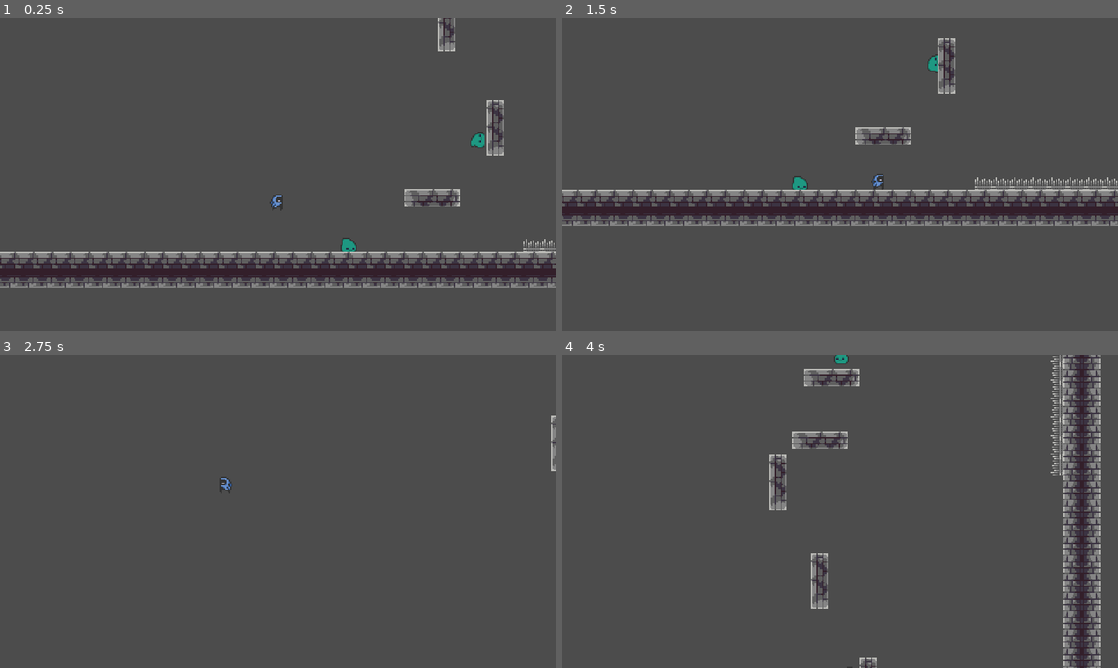
Above: before the commit, frames 1-4 (two rows, left to right).
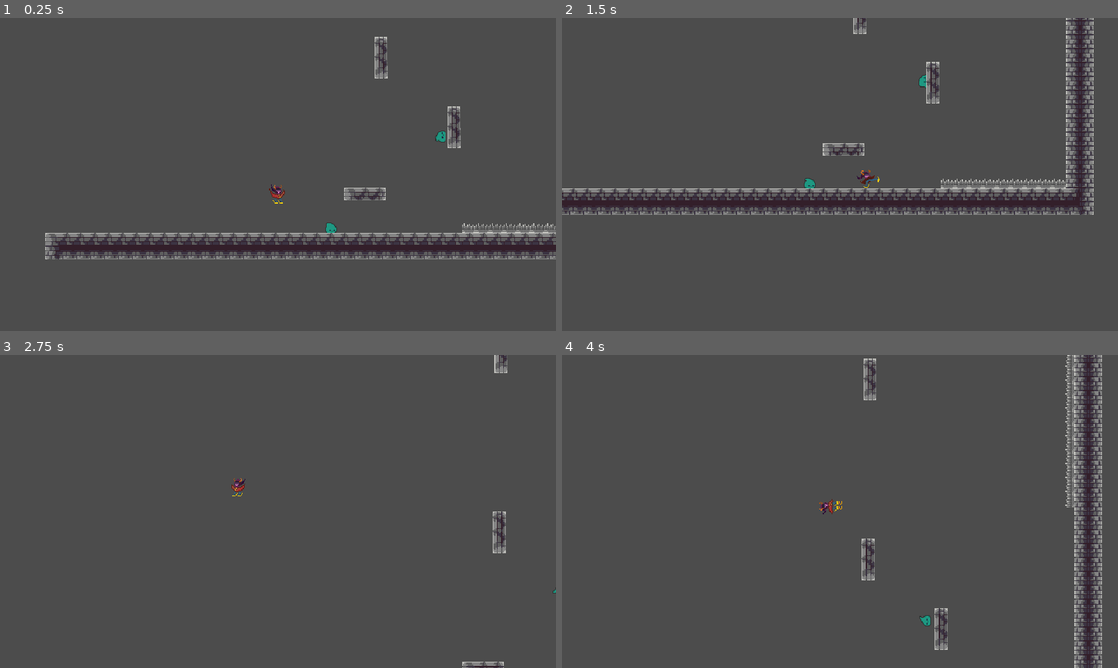
Above: after the commit, the same moments.

Repository: Quanarie/GoUp
Game: Godot game, scene res://World.tscn
Two runs of this game, one before a commit and one after it. Both use one fixed random seed, a clock stepped at 60 frames per second and the inputs below.
Inputs:
- Up to frame 1 (0.25 s): no input
- Up to frame 2 (1.5 s): hold Right (ui_right) from 0.53 s (still down); tap Space (dash) at 0.6 s; tap Up (ui_up) at 0.77, 1.07 s; tap F (attack, bound only after the commit) at 0.8, 1.35 s
- Up to frame 3 (2.75 s): tap Up (ui_up) at 1.52, 1.55, 1.82 s; release Right (ui_right) at 2.03 s; hold Left (ui_left) from 2.03 s (still down); hold Up (ui_up) from 2.03 s (still down); tap Space (dash) at 2.3 s
- Up to frame 4 (4 s): release Left (ui_left) at 2.78 s; release Up (ui_up) at 2.78 s; hold Right (ui_right) from 2.78 s (still down); tap Shift (activate_boots) at 2.85 s; tap Up (ui_up) at 3.02, 3.32 s; tap F (attack, bound only after the commit) at 3.05 s; hold Up (ui_up) from 3.53 s (still down); tap Space (dash) at 3.6 s

The runs differ from the first frame. In frame 1, 11% of the frame differs, in the area x 0-100%, y 0-87%; in frame 2, 11%; in frame 3, 0.6%; in frame 4, 6.9%.

Commit message:
Kosmo animations added

Diff:
--- a/Player/Player.gd
+++ b/Player/Player.gd
@@ -8,9 +8,9 @@
 export var jump_decrease_on_release_coefficient = 2
 
 export var slowdown_coefficient_ground = 0.8
-export var slowdown_coefficient_air = 0.05
+export var slowdown_coefficient_air = 0.07
 
-export var dash_force = 220
+export var dash_force = 250
 export var dash_duration = 0.2
 
 var velocity = Vector2.ZERO
@@ -20,15 +20,23 @@
 var can_dash = false
 var dashing = false
 
+var attacking = false
+
 onready var sprite = $Sprite
 onready var stats = PlayerStats
+onready var animationTree = $AnimationTree
 
 func _ready():
 	stats.connect("no_health", self, "death")
+	animationTree.active = true
 
 func _physics_process(delta):
 	if Input.is_action_just_pressed("activate_boots"):
 		boots_active = !boots_active
+
+	if Input.is_action_just_pressed("attack"):
+		animationTree.set("parameters/State/current", 2)
+		attacking = true
 
 	dash()
 	if !dashing:
@@ -51,6 +59,7 @@
 
 	if Input.is_action_just_pressed("dash") and can_dash and !is_on_floor():
 		if dash_direction != Vector2.ZERO:
+			animationTree.set("parameters/State/current", 3)
 			velocity = dash_direction.normalized() * dash_force
 			can_dash = false
 			dashing = true
@@ -62,6 +71,20 @@
 		velocity = move_and_slide(velocity)
 
 func movement(delta):
+	if is_on_floor() and !attacking:
+		animationTree.set("parameters/State/current", 0)
+	elif !attacking:
+		animationTree.set("parameters/State/current", 1)
+
+	if (Input.is_action_pressed("ui_up") or Input.is_action_pressed("ui_down") or
+		Input.is_action_pressed("ui_left") or Input.is_action_pressed("ui_right")):
+			animationTree.set("parameters/Movement/current", 1)
+	else:
+		animationTree.set("parameters/Movement/current", 0)
+
+	if Input.is_action_just_pressed("jump"):
+		animationTree.set("parameters/InAir/current", 0)
+
 	if boots_active:
 		active_boots_movement(delta)
 	else:
@@ -77,12 +100,12 @@
 		if velocity.y > 0:
 			velocity.y *= (1 - slowdown_coefficient_ground)   #helps to change direction faster
 		velocity.y = max(velocity.y - acceleration * delta, -max_speed)
-		sprite.flip_h = false
+		sprite.flip_h = true
 	elif Input.is_action_pressed("ui_down"):
 		if velocity.y < 0:
 			velocity.y *= (1 - slowdown_coefficient_ground)
 		velocity.y = min(velocity.y + acceleration * delta, max_speed)
-		sprite.flip_h = true
+		sprite.flip_h = false
 	else:
 		apply_friction = true
 
@@ -111,12 +134,12 @@
 		if velocity.x < 0:
 			velocity.x *= (1 - slowdown_coefficient_ground)   #helps to change direction faster
 		velocity.x = min(velocity.x + acceleration * delta, max_speed)
-		sprite.flip_h = false
+		sprite.flip_h = true
 	elif Input.is_action_pressed("ui_left"):
 		if velocity.x > 0:
 			velocity.x *= (1 - slowdown_coefficient_ground)
 		velocity.x = max(velocity.x - acceleration * delta, -max_speed)
-		sprite.flip_h = true
+		sprite.flip_h = false
 	else:
 		apply_friction = true
 
@@ -142,3 +165,9 @@
 func _on_Hurtbox_area_entered(area):
 	stats.health -= area.damage
 	area.recharge()
+
+func _on_attack_animation_ended():
+	attacking = false
+
+func _on_air_animation_ended():
+	animationTree.set("parameters/InAir/current", 1)
--- a/Player/Player.tscn
+++ b/Player/Player.tscn
@@ -6,45 +6,333 @@
 [ext_resource path="res://Other/Hitbox.tscn" type="PackedScene" id=4]
 
 [sub_resource type="RectangleShape2D" id=1]
-extents = Vector2( 4, 6.5 )
-
-[sub_resource type="RectangleShape2D" id=3]
-extents = Vector2( 14, 10 )
+extents = Vector2( 7, 9.75 )
+
+[sub_resource type="CapsuleShape2D" id=21]
+radius = 9.00002
+height = 10.0
 
 [sub_resource type="CapsuleShape2D" id=2]
-radius = 5.0
-height = 4.0
+radius = 7.0
+height = 10.0
+
+[sub_resource type="Animation" id=12]
+resource_name = "AttackLeg"
+length = 0.16
+step = 0.08
+tracks/0/type = "value"
+tracks/0/path = NodePath("Sprite:frame")
+tracks/0/interp = 1
+tracks/0/loop_wrap = true
+tracks/0/imported = false
+tracks/0/enabled = true
+tracks/0/keys = {
+"times": PoolRealArray( 0, 0.08 ),
+"transitions": PoolRealArray( 1, 1 ),
+"update": 1,
+"values": [ 127, 128 ]
+}
+tracks/1/type = "value"
+tracks/1/path = NodePath("Hitbox/CollisionShape2D:disabled")
+tracks/1/interp = 1
+tracks/1/loop_wrap = true
+tracks/1/imported = false
+tracks/1/enabled = true
+tracks/1/keys = {
+"times": PoolRealArray( 0, 0.16 ),
+"transitions": PoolRealArray( 1, 1 ),
+"update": 1,
+"values": [ false, true ]
+}
+tracks/2/type = "method"
+tracks/2/path = NodePath(".")
+tracks/2/interp = 1
+tracks/2/loop_wrap = true
+tracks/2/imported = false
+tracks/2/enabled = true
+tracks/2/keys = {
+"times": PoolRealArray( 0.16 ),
+"transitions": PoolRealArray( 1 ),
+"values": [ {
+"args": [  ],
+"method": "_on_attack_animation_ended"
+} ]
+}
+
+[sub_resource type="Animation" id=10]
+resource_name = "Dash"
+length = 0.3
+loop = true
+tracks/0/type = "value"
+tracks/0/path = NodePath("Sprite:frame")
+tracks/0/interp = 1
+tracks/0/loop_wrap = true
+tracks/0/imported = false
+tracks/0/enabled = true
+tracks/0/keys = {
+"times": PoolRealArray( 0, 0.1, 0.2, 0.6 ),
+"transitions": PoolRealArray( 1, 1, 1, 1 ),
+"update": 1,
+"values": [ 84, 85, 86, 118 ]
+}
+tracks/1/type = "method"
+tracks/1/path = NodePath(".")
+tracks/1/interp = 1
+tracks/1/loop_wrap = true
+tracks/1/imported = false
+tracks/1/enabled = true
+tracks/1/keys = {
+"times": PoolRealArray( 0 ),
+"transitions": PoolRealArray( 1 ),
+"values": [ {
+"args": [  ],
+"method": "_on_air_animation_ended"
+} ]
+}
+
+[sub_resource type="Animation" id=11]
+resource_name = "Death"
+length = 0.6
+tracks/0/type = "value"
+tracks/0/path = NodePath("Sprite:frame")
+tracks/0/interp = 1
+tracks/0/loop_wrap = true
+tracks/0/imported = false
+tracks/0/enabled = true
+tracks/0/keys = {
+"times": PoolRealArray( 0, 0.1, 0.2, 0.3, 0.4 ),
+"transitions": PoolRealArray( 1, 1, 1, 1, 1 ),
+"update": 1,
+"values": [ 63, 64, 65, 66, 67 ]
+}
+
+[sub_resource type="Animation" id=5]
+resource_name = "Idle"
+loop = true
+step = 0.5
+tracks/0/type = "value"
+tracks/0/path = NodePath("Sprite:frame")
+tracks/0/interp = 1
+tracks/0/loop_wrap = true
+tracks/0/imported = false
+tracks/0/enabled = true
+tracks/0/keys = {
+"times": PoolRealArray( 0, 0.5 ),
+"transitions": PoolRealArray( 1, 1 ),
+"update": 1,
+"values": [ 1, 2 ]
+}
+
+[sub_resource type="Animation" id=7]
+resource_name = "InAir"
+length = 0.8
+loop = true
+tracks/0/type = "value"
+tracks/0/path = NodePath("Sprite:frame")
+tracks/0/interp = 1
+tracks/0/loop_wrap = true
+tracks/0/imported = false
+tracks/0/enabled = true
+tracks/0/keys = {
+"times": PoolRealArray( 0, 0.1, 0.2, 0.3, 0.4, 0.5, 0.6, 0.7 ),
+"transitions": PoolRealArray( 1, 1, 1, 1, 1, 1, 1, 1 ),
+"update": 1,
+"values": [ 105, 106, 107, 108, 109, 110, 111, 112 ]
+}
+
+[sub_resource type="Animation" id=8]
+resource_name = "Jump"
+length = 0.4
+tracks/0/type = "value"
+tracks/0/path = NodePath("Sprite:frame")
+tracks/0/interp = 1
+tracks/0/loop_wrap = true
+tracks/0/imported = false
+tracks/0/enabled = true
+tracks/0/keys = {
+"times": PoolRealArray( 0, 0.1, 0.2, 0.3 ),
+"transitions": PoolRealArray( 1, 1, 1, 1 ),
+"update": 1,
+"values": [ 42, 43, 44, 44 ]
+}
+tracks/1/type = "method"
+tracks/1/path = NodePath(".")
+tracks/1/interp = 1
+tracks/1/loop_wrap = true
+tracks/1/imported = false
+tracks/1/enabled = true
+tracks/1/keys = {
+"times": PoolRealArray( 0.4 ),
+"transitions": PoolRealArray( 1 ),
+"values": [ {
+"args": [  ],
+"method": "_on_air_animation_ended"
+} ]
+}
+
+[sub_resource type="Animation" id=6]
+length = 0.001
+tracks/0/type = "value"
+tracks/0/path = NodePath("Sprite:frame")
+tracks/0/interp = 1
+tracks/0/loop_wrap = true
+tracks/0/imported = false
+tracks/0/enabled = true
+tracks/0/keys = {
+"times": PoolRealArray( 0 ),
+"transitions": PoolRealArray( 1 ),
+"update": 0,
+"values": [ 1 ]
+}
+tracks/1/type = "value"
+tracks/1/path = NodePath("Hitbox/CollisionShape2D:disabled")
+tracks/1/interp = 1
+tracks/1/loop_wrap = true
+tracks/1/imported = false
+tracks/1/enabled = true
+tracks/1/keys = {
+"times": PoolRealArray( 0 ),
+"transitions": PoolRealArray( 1 ),
+"update": 1,
+"values": [ true ]
+}
+
+[sub_resource type="Animation" id=9]
+resource_name = "Run"
+length = 0.5
+loop = true
+step = 0.125
+tracks/0/type = "value"
+tracks/0/path = NodePath("Sprite:frame")
+tracks/0/interp = 1
+tracks/0/loop_wrap = true
+tracks/0/imported = false
+tracks/0/enabled = true
+tracks/0/keys = {
+"times": PoolRealArray( 0, 0.125, 0.25, 0.375 ),
+"transitions": PoolRealArray( 1, 1, 1, 1 ),
+"update": 1,
+"values": [ 21, 22, 23, 24 ]
+}
+
+[sub_resource type="AnimationNodeAnimation" id=13]
+animation = "Run"
+
+[sub_resource type="AnimationNodeAnimation" id=16]
+animation = "InAir"
+
+[sub_resource type="AnimationNodeAnimation" id=17]
+animation = "Jump"
+
+[sub_resource type="AnimationNodeAnimation" id=20]
+animation = "AttackLeg"
+
+[sub_resource type="AnimationNodeAnimation" id=22]
+animation = "Dash"
+
+[sub_resource type="AnimationNodeAnimation" id=14]
+animation = "Idle"
+
+[sub_resource type="AnimationNodeTransition" id=18]
+input_count = 2
+input_0/name = "Jump"
+input_0/auto_advance = false
+input_1/name = "Fall"
+input_1/auto_advance = false
+
+[sub_resource type="AnimationNodeTransition" id=15]
+input_count = 2
+input_0/name = "Idle"
+input_0/auto_advance = false
+input_1/name = "Move"
+input_1/auto_advance = false
+
+[sub_resource type="AnimationNodeTransition" id=19]
+input_count = 4
+input_0/name = "Ground"
+input_0/auto_advance = false
+input_1/name = "Air"
+input_1/auto_advance = false
+input_2/name = "Attack"
+input_2/auto_advance = false
+input_3/name = "Dash"
+input_3/auto_advance = false
+
+[sub_resource type="AnimationNodeBlendTree" id=4]
+graph_offset = Vector2( -41.7308, 134.501 )
+nodes/Animation/node = SubResource( 14 )
+nodes/Animation/position = Vector2( 220, 80 )
+"nodes/Animation 2/node" = SubResource( 13 )
+"nodes/Animation 2/position" = Vector2( 220, 190 )
+"nodes/Animation 3/node" = SubResource( 16 )
+"nodes/Animation 3/position" = Vector2( 220, 410 )
+"nodes/Animation 4/node" = SubResource( 17 )
+"nodes/Animation 4/position" = Vector2( 220, 300 )
+"nodes/Animation 5/node" = SubResource( 20 )
+"nodes/Animation 5/position" = Vector2( 220, 520 )
+"nodes/Animation 6/node" = SubResource( 22 )
+"nodes/Animation 6/position" = Vector2( 220, 630 )
+nodes/InAir/node = SubResource( 18 )
+nodes/InAir/position = Vector2( 430, 240 )
+nodes/Movement/node = SubResource( 15 )
+nodes/Movement/position = Vector2( 430, 80 )
+nodes/State/node = SubResource( 19 )
+nodes/State/position = Vector2( 700, 180 )
+nodes/output/position = Vector2( 880, 180 )
+node_connections = [ "output", 0, "State", "State", 0, "Movement", "State", 1, "InAir", "State", 2, "Animation 5", "State", 3, "Animation 6", "InAir", 0, "Animation 4", "InAir", 1, "Animation 3", "Movement", 0, "Animation", "Movement", 1, "Animation 2" ]
 
 [node name="Player" type="KinematicBody2D"]
 script = ExtResource( 2 )
-slowdown_coefficient_air = 0.1
+slowdown_coefficient_air = 0.2
 
 [node name="Sprite" type="Sprite" parent="."]
 texture = ExtResource( 1 )
-hframes = 8
-vframes = 15
-frame = 27
+flip_h = true
+hframes = 21
+vframes = 12
+frame = 1
 
 [node name="CollisionShape2D" type="CollisionShape2D" parent="."]
-position = Vector2( -1, 1.5 )
+position = Vector2( 0, 0.25 )
 shape = SubResource( 1 )
 
 [node name="Hitbox" parent="." instance=ExtResource( 4 )]
 collision_layer = 0
 collision_mask = 16
+recharge_time = 0
 mask_hurtbox_number = 4
 
 [node name="CollisionShape2D" parent="Hitbox" index="0"]
-position = Vector2( 4, 0 )
-shape = SubResource( 3 )
+position = Vector2( 7, 0 )
+rotation = -1.5708
+shape = SubResource( 21 )
+disabled = true
 
 [node name="Hurtbox" parent="." instance=ExtResource( 3 )]
+visible = false
 collision_layer = 8
 collision_mask = 0
 
 [node name="CollisionShape2D" parent="Hurtbox" index="0"]
 shape = SubResource( 2 )
 
+[node name="AnimationPlayer" type="AnimationPlayer" parent="."]
+anims/AttackLeg = SubResource( 12 )
+anims/Dash = SubResource( 10 )
+anims/Death = SubResource( 11 )
+anims/Idle = SubResource( 5 )
+anims/InAir = SubResource( 7 )
+anims/Jump = SubResource( 8 )
+anims/RESET = SubResource( 6 )
+anims/Run = SubResource( 9 )
+
+[node name="AnimationTree" type="AnimationTree" parent="."]
+tree_root = SubResource( 4 )
+anim_player = NodePath("../AnimationPlayer")
+parameters/InAir/current = 1
+parameters/Movement/current = 0
+parameters/State/current = 1
+
 [connection signal="area_entered" from="Hurtbox" to="." method="_on_Hurtbox_area_entered"]
 
 [editable path="Hitbox"]
--- a/World.tscn
+++ b/World.tscn
@@ -213,42 +213,36 @@
 [node name="Environement" type="Node" parent="."]
 
 [node name="StaticPlatform" parent="Environement" instance=ExtResource( 3 )]
-position = Vector2( 225, 194 )
+position = Vector2( 192, 196 )
 
 [node name="StaticPlatform2" parent="Environement" instance=ExtResource( 3 )]
-position = Vector2( 280, 133 )
+position = Vector2( 295, 119 )
 rotation = -1.5708
 
 [node name="StaticPlatform3" parent="Environement" instance=ExtResource( 3 )]
-position = Vector2( 238, 43 )
+position = Vector2( 211, 39 )
 rotation = -1.5708
 
 [node name="StaticPlatform4" parent="Environement" instance=ExtResource( 3 )]
-position = Vector2( 202, -42 )
+position = Vector2( 213, -168 )
 rotation = -1.5708
 
 [node name="StaticPlatform5" parent="Environement" instance=ExtResource( 3 )]
-position = Vector2( 238, -78 )
+position = Vector2( 304, -241 )
 
 [node name="MovingPlatform2" parent="Environement" instance=ExtResource( 4 )]
-position = Vector2( 274, -235 )
+position = Vector2( 343, -458 )
 rotation = -1.5708
 move_offset = Vector2( 0, 50 )
 is_turned = true
 
 [node name="MovingPlatform" parent="Environement" instance=ExtResource( 4 )]
-position = Vector2( 174, -132 )
+position = Vector2( 239, -295 )
 
 [node name="Slime2" parent="Environement/MovingPlatform" instance=ExtResource( 6 )]
 position = Vector2( -13, -16 )
 move_offset = Vector2( 30, 0 )
 
-[node name="MovingPlatform3" parent="Environement" instance=ExtResource( 4 )]
-position = Vector2( 356, -288 )
-rotation = -1.5708
-move_offset = Vector2( 0, -50 )
-is_turned = true
-
 [node name="Spikes" parent="Environement" instance=ExtResource( 5 )]
 position = Vector2( 312, 232 )
 
@@ -277,39 +271,39 @@
 position = Vector2( 440, 232 )
 
 [node name="Spikes10" parent="Environement" instance=ExtResource( 5 )]
-position = Vector2( 440, -168 )
+position = Vector2( 440, -269 )
 rotation = -1.5708
 
 [node name="Spikes11" parent="Environement" instance=ExtResource( 5 )]
-position = Vector2( 440, -152 )
+position = Vector2( 440, -253 )
 rotation = -1.5708
 
 [node name="Spikes12" parent="Environement" instance=ExtResource( 5 )]
-position = Vector2( 440, -136 )
+position = Vector2( 440, -237 )
 rotation = -1.5708
 
 [node name="Spikes13" parent="Environement" instance=ExtResource( 5 )]
-position = Vector2( 440, -120 )
+position = Vector2( 440, -221 )
 rotation = -1.5708
 
 [node name="Spikes14" parent="Environement" instance=ExtResource( 5 )]
-position = Vector2( 440, -104 )
+position = Vector2( 440, -205 )
 rotation = -1.5708
 
 [node name="Spikes15" parent="Environement" instance=ExtResource( 5 )]
-position = Vector2( 440, -88 )
+position = Vector2( 440, -189 )
 rotation = -1.5708
 
 [node name="Spikes16" parent="Environement" instance=ExtResource( 5 )]
-position = Vector2( 440, -72 )
+position = Vector2( 440, -173 )
 rotation = -1.5708
 
 [node name="Spikes17" parent="Environement" instance=ExtResource( 5 )]
-position = Vector2( 440, -56 )
+position = Vector2( 440, -157 )
 rotation = -1.5708
 
 [node name="Slime" parent="Environement" instance=ExtResource( 6 )]
-position = Vector2( 264, 145 )
+position = Vector2( 279, 131 )
 rotation = -1.5708
 move_offset = Vector2( 0, -30 )
 is_turned = true
@@ -321,6 +315,38 @@
 [node name="Stats" parent="Environement/Slime2" index="6"]
 max_health = 2
 
+[node name="Spikes18" parent="Environement" instance=ExtResource( 5 )]
+position = Vector2( 440, -141 )
+rotation = -1.5708
+
+[node name="Spikes19" parent="Environement" instance=ExtResource( 5 )]
+position = Vector2( 440, -125 )
+rotation = -1.5708
+
+[node name="Spikes20" parent="Environement" instance=ExtResource( 5 )]
+position = Vector2( 440, -109 )
+rotation = -1.5708
+
+[node name="Spikes21" parent="Environement" instance=ExtResource( 5 )]
+position = Vector2( 440, -93 )
+rotation = -1.5708
+
+[node name="Spikes22" parent="Environement" instance=ExtResource( 5 )]
+position = Vector2( 440, -77 )
+rotation = -1.5708
+
+[node name="Spikes23" parent="Environement" instance=ExtResource( 5 )]
+position = Vector2( 440, -61 )
+rotation = -1.5708
+
+[node name="Spikes24" parent="Environement" instance=ExtResource( 5 )]
+position = Vector2( 440, -45 )
+rotation = -1.5708
+
+[node name="Spikes25" parent="Environement" instance=ExtResource( 5 )]
+position = Vector2( 440, -29 )
+rotation = -1.5708
+
 [editable path="Environement/Slime2"]
 [editable path="Environement/Slime2/Hitbox"]
 [editable path="Environement/Slime2/Hurtbox"]
--- a/project.godot
+++ b/project.godot
@@ -20,8 +20,8 @@
 
 [display]
 
-window/size/width=480
-window/size/height=270
+window/size/width=640
+window/size/height=360
 window/size/test_width=1280
 window/size/test_height=720
 window/stretch/mode="2d"
@@ -95,6 +95,11 @@
 "events": [ Object(InputEventKey,"resource_local_to_scene":false,"resource_name":"","device":0,"alt":false,"shift":false,"control":false,"meta":false,"command":false,"pressed":false,"scancode":32,"physical_scancode":0,"unicode":0,"echo":false,"script":null)
  ]
 }
+attack={
+"deadzone": 0.5,
+"events": [ Object(InputEventKey,"resource_local_to_scene":false,"resource_name":"","device":0,"alt":false,"shift":false,"control":false,"meta":false,"command":false,"pressed":false,"scancode":70,"physical_scancode":0,"unicode":0,"echo":false,"script":null)
+ ]
+}
 
 [layer_names]
 
Binary file changed: Art/Player.png
Not shown: 1 places in Player/Player.tscn that only renumber resources
Not shown, added: Art/.DS_Store
